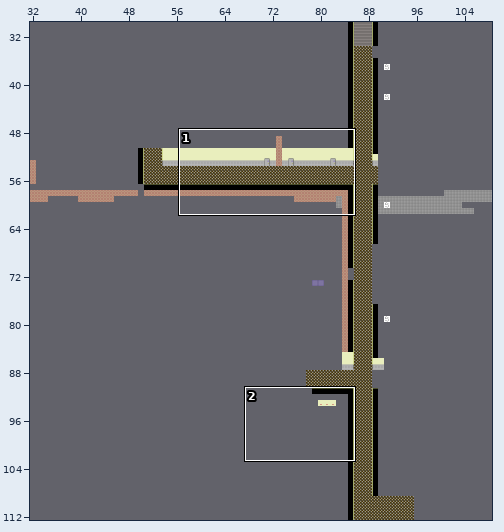
A Tiled map gets an edit: res/niv_1.tmx. The picture above shows the old version from afar; the outline marks the close-up.
Close-up. Before:
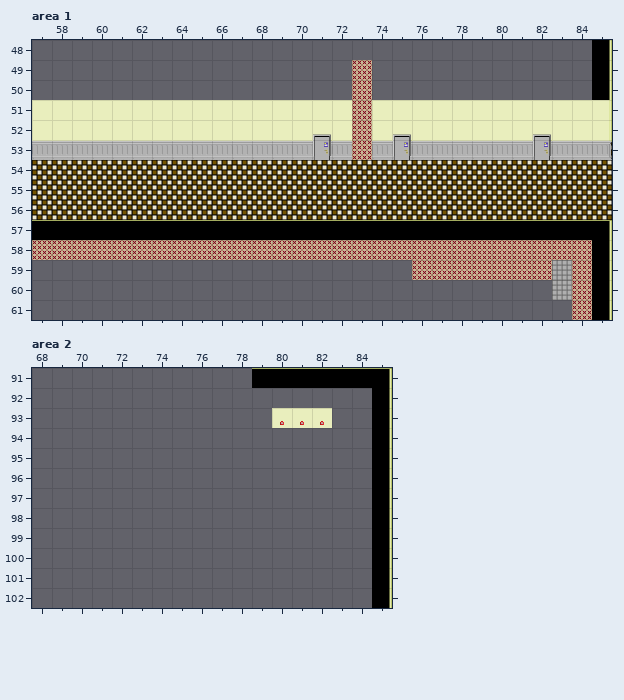
Cells are 32x32 px. Shown: area 1 x 57..85, y 48..61; area 2 x 68..85, y 91..102. The commit also changed other parts of the map, which this record leaves out.
The same view after the edit:
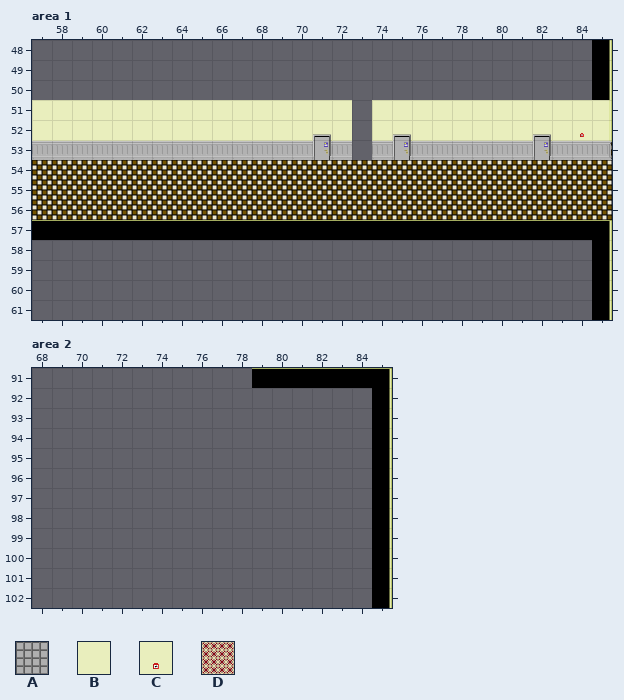
Key: from "jeu de tuiles": A 22, B 24, C 26, D 28.
_ is an empty cell.
Tiles replaced or removed in this view: A, B, C, D.
Change:
Changed rows in their new state; . is an unchanged cell.
Layer "Calque de Tuiles 1", area 1:
first column x 73:
49 _...........
50 _...........
51 _...........
52 _..........C
53 _...........
first column x 57:
58 ____________________________
59 ..................._________
60 ..........................__
61 ..........................._
Layer "Calque de Tuiles 1", area 2:
first column x 80:
 93 ___
Changed places in both close-ups, as pixel boxes (x1, y1, x2, y2):
removed: (352, 60, 372, 160)
changed: (580, 133, 584, 137)
removed: (32, 240, 592, 320)
removed: (272, 408, 332, 428)
